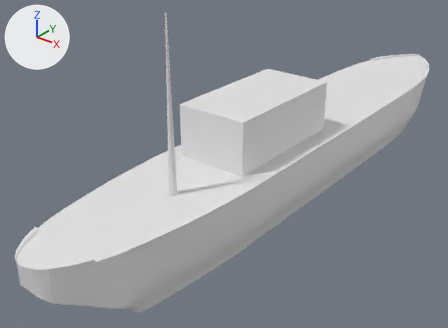
The Blender file Barco/BarcoComMedidas.blend as it was, and as the next commit left it.
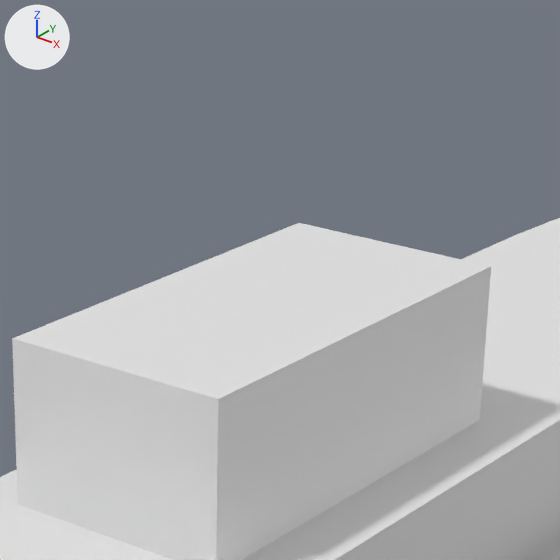
There are two pictures of each version: one whole from a 50 mm lens placed at (177.8, -298.7, 153.7), pointed at (-2.7, -73.0, 13.9), one close up on the part from 39% to 78% of the width and 0% to 53% of the height. The axes (+X, +Y, +Z) are drawn at upper left. The lights are the same throughout.

The older version as bpy lines, for what is in view:
```python
me_cube_002 = bpy.data.meshes.new('Cube.002')
me_cube_002.from_pydata(...)  # 36 vertices, 34 faces; spans x -1.0..1.0, y -1.0..1.0, z -1.0..1.0
me_plane_001 = bpy.data.meshes.new('Plane.001')
me_plane_001.from_pydata(...)  # 574 vertices, 576 faces; spans x 0.0..1.0, y -6.64..5.58, z -1.39..0.05
ob_cube_001 = bpy.data.objects.new('Cube.001', me_cube_002)
ob_cube_001.location = (-0.8, -48.2, 32.4)
ob_cube_001.scale = (19.6, -37.8, 13.9)
ob_plane = bpy.data.objects.new('Plane', me_plane_001)
ob_plane.location = (0.0, 0.0, 18.5)
ob_plane.scale = (29.7, 29.7, 29.7)
_m = ob_plane.modifiers.new('Mirror', 'MIRROR')
_m = ob_plane.modifiers.new('Subdivision', 'SUBSURF')
```
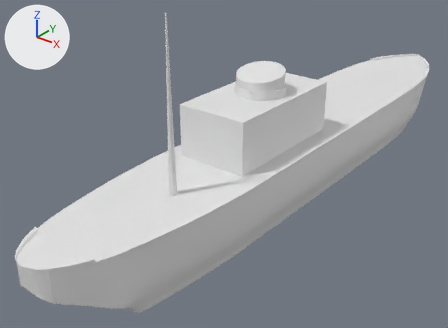
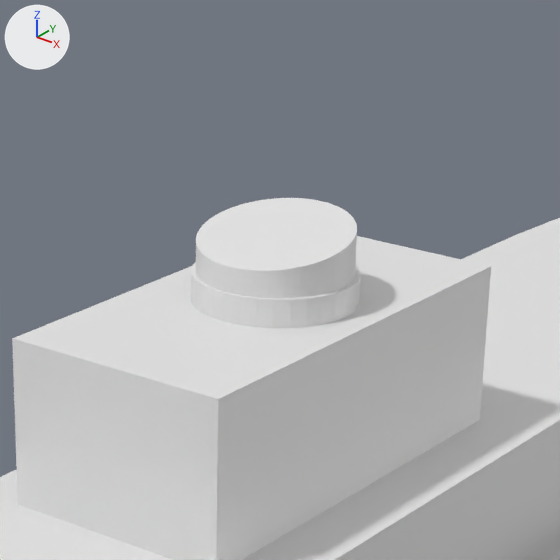
What differs and where, as boxes (x1, y1, x2, y2) in the close-ups (560 x 560 px):
'Cylinder.002', added
    after: (196, 198, 357, 298)
'Cylinder.001', added
    after: (190, 262, 361, 328)

The change, as a list of edits to the scene's bpy script:
```text
Add me_cylinder_002:
    me_cylinder_002.from_pydata(...)  # 160 vertices, 130 faces; spans x -1.05..1.05, y -1.05..1.05, z -1.06..0.09
Add me_cylinder_001:
    me_cylinder_001.from_pydata(...)  # a 32-sided cylinder along z spanning x -1.0..1.0, y -1.0..1.0, z -1.0..1.0
Add ob_cylinder_002:
    ob_cylinder_002 = bpy.data.objects.new('Cylinder.002', me_cylinder_002)
    ob_cylinder_002.location = (0.3, -46.6, 58.5)
    ob_cylinder_002.scale = (12.0, 12.0, 12.0)
Add ob_cylinder_001:
    ob_cylinder_001 = bpy.data.objects.new('Cylinder.001', me_cylinder_001)
    ob_cylinder_001.location = (0.3, -46.6, 48.6)
    ob_cylinder_001.scale = (13.6, 13.3, 2.34)
```
